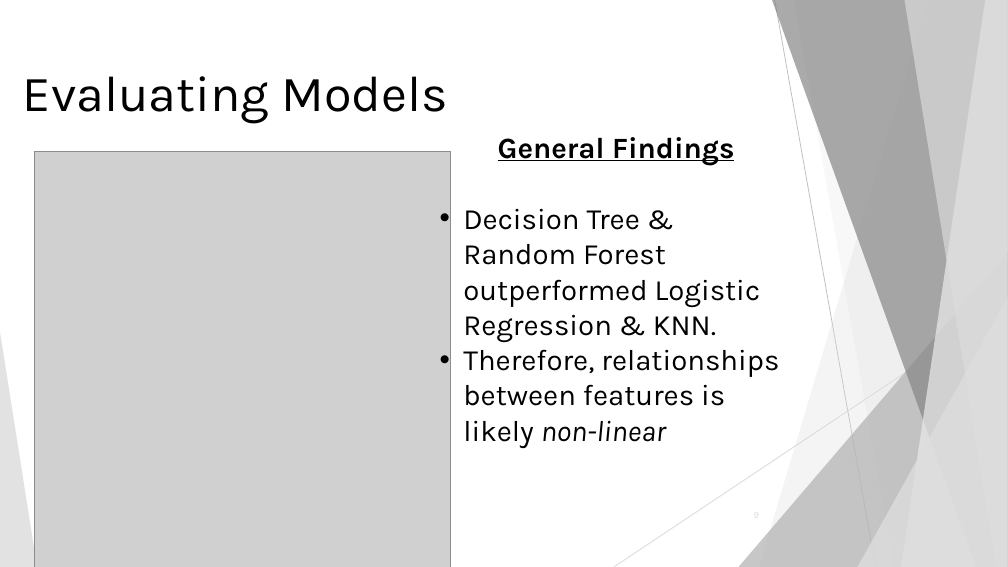
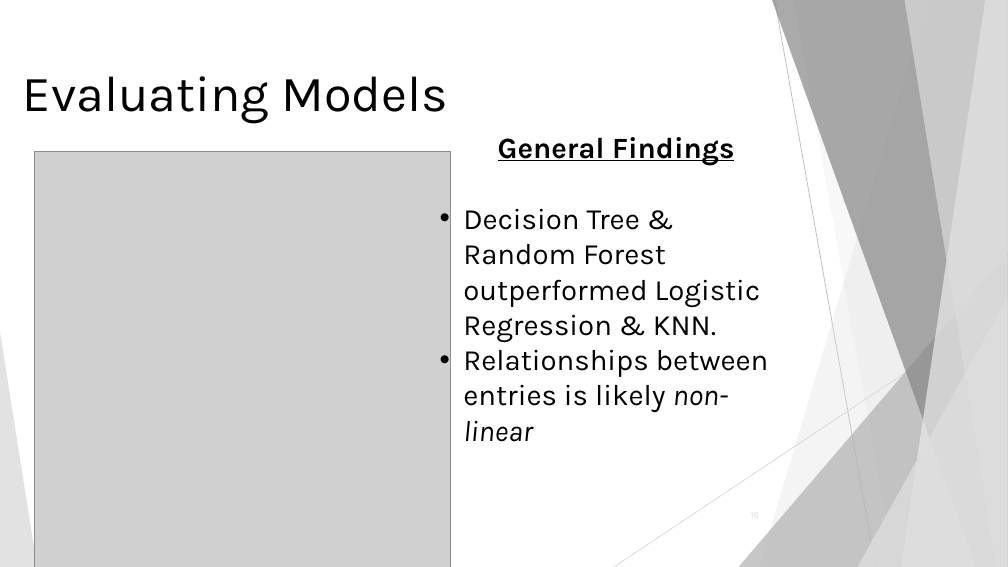
Before and after one commit to yokudake/ProfessorPowerIndex, a slide deck: slide 16 of Presentations and Reports/FinalPresentation_V1.pptx (slide 9 before the commit). Drawn at 1008x567 pixels with LibreOffice and Linux fonts; fonts in the diff are those of the drawing; grey boxes stand for pictures. Boxes give left, top, right and bottom in pixels: in the first picture for what was removed or moved away, otherwise in the second. Text is boxed around its words. In the diff, an @@ line names an element or a change of style, - is before the commit and + after.

```diff
--- a/Presentations and Reports/FinalPresentation_V1.pptx
+++ b/Presentations and Reports/FinalPresentation_V1.pptx
@@ text at (463, 349, 769, 442): text changed @@
-• Therefore, relationships between features is likely non-linear
+• Relationships between entries is likely non-linear
```
Also in this commit, not shown: 9 slides added, 2 slides removed, 2 other files.
